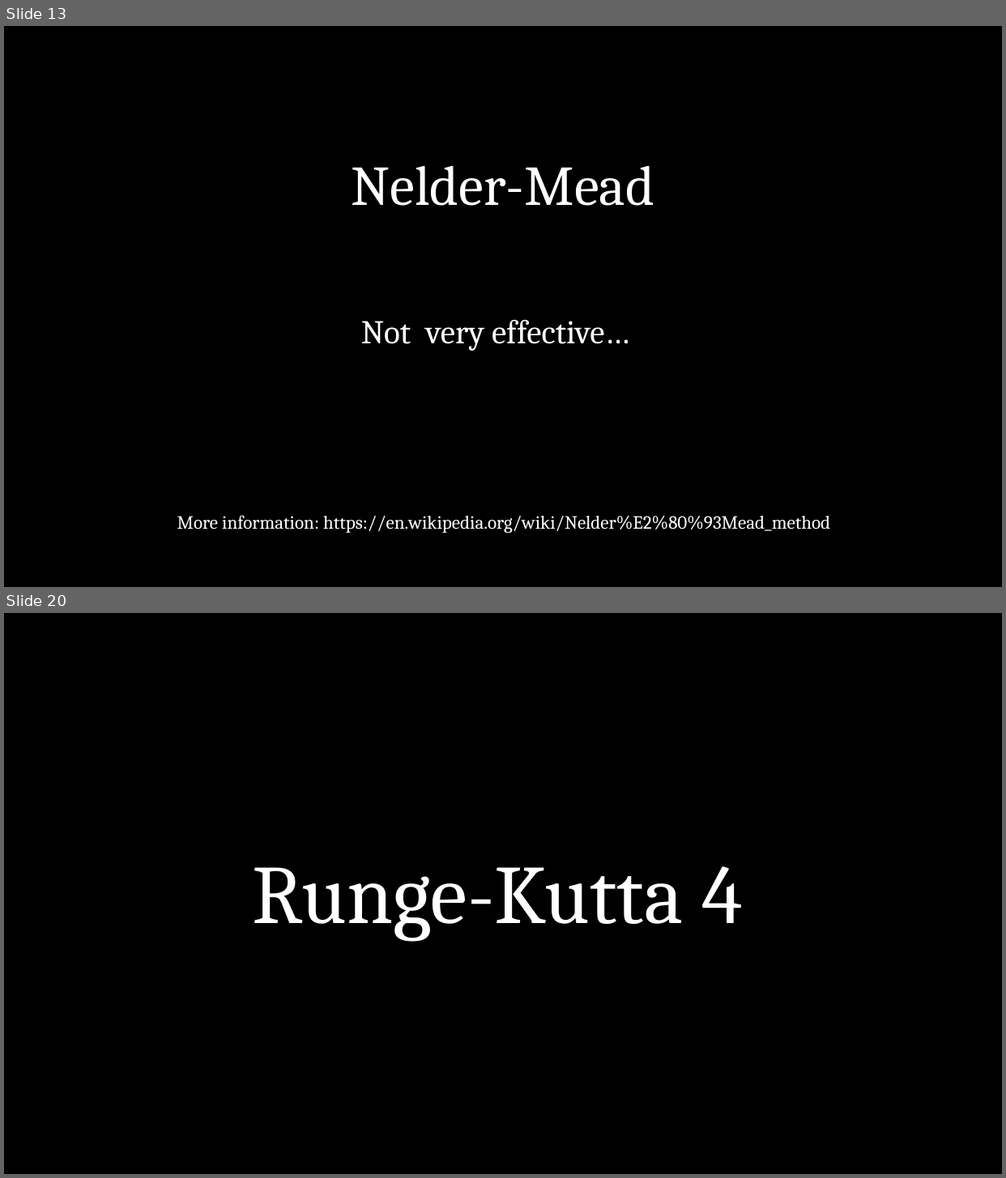
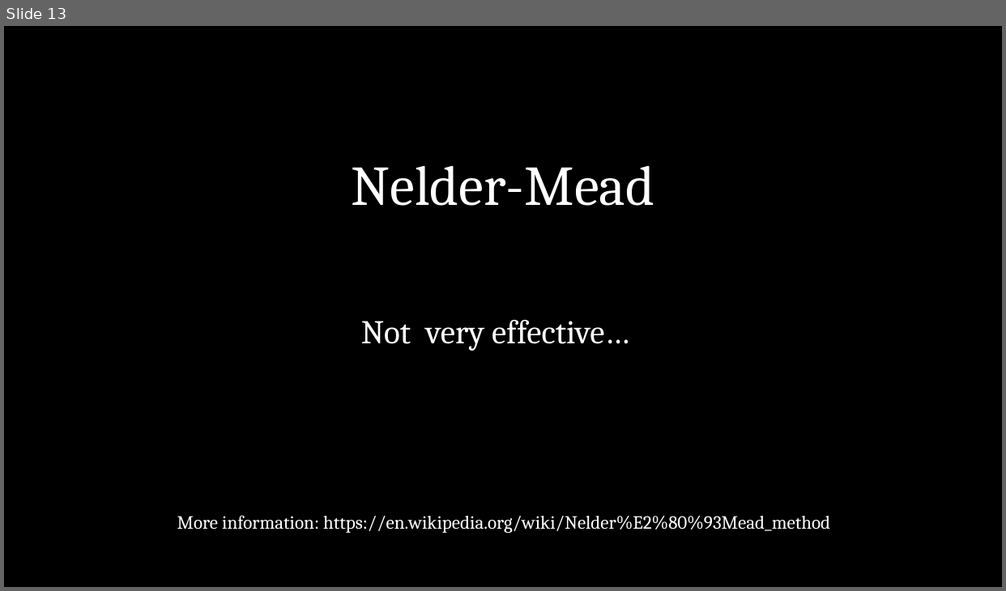
Before and after one commit to stephen-bapple/numerical-analysis, a slide deck: Lennard-Jones Structures.pptx. Shown one above the other, each under a label of ours: slides 13 and 20 before the commit, slide 13 after it; the slides between them are not shown. The pictures are 1006x1178 and 1006x591 pixels, drawn with LibreOffice and Linux fonts; fonts in the diff are those of the drawing. Boxes give left, top, right and bottom in pixels: in the first picture for what was removed or moved away, otherwise in the second. Text is boxed around its words. In the diff, an @@ line names an element or a change of style, - is before the commit and + after.

```diff
--- a/Lennard-Jones Structures.pptx
+++ b/Lennard-Jones Structures.pptx
@@ slide 20 removed at bbox=[4, 613, 1002, 1174], background #000000 @@
@@ title removed at bbox=[253, 867, 743, 940] @@
-Runge-Kutta 4
```
Also in this commit, not shown: 3 slides changed, 16 slides added, 28 other slides removed, 14 other files.
